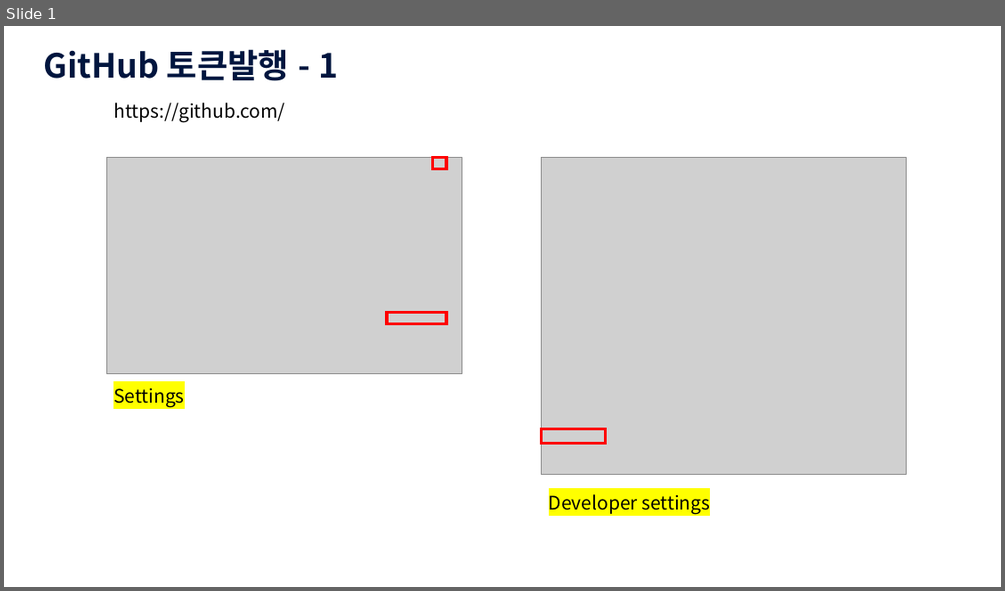
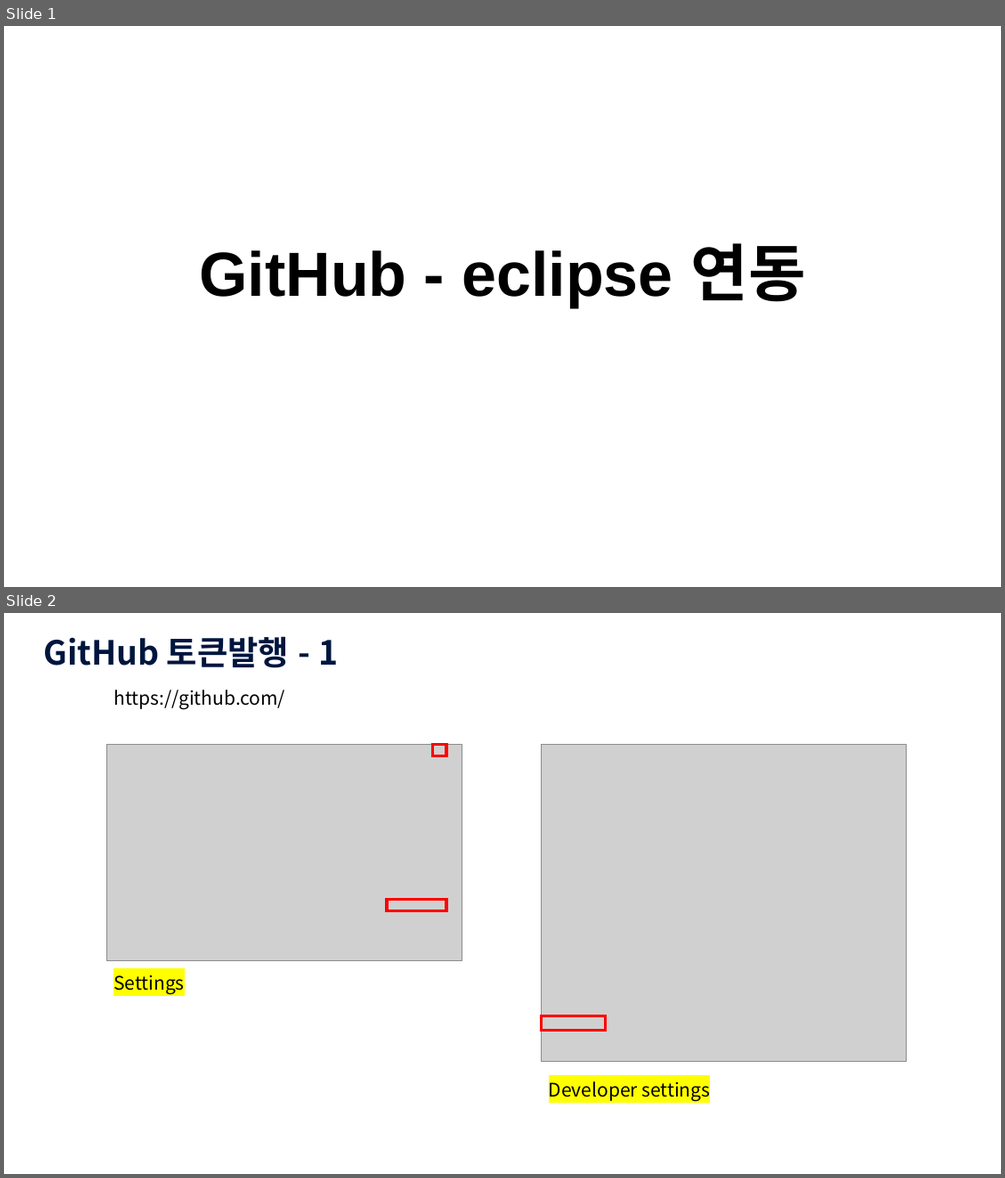
Before and after one commit to dobby2024/JavaSEW, a slide deck: src/JAVA_GitHub연동.pptx. Shown one above the other, each under a label of ours: slide 1 before the commit, slides 1 and 2 after it. The pictures are 1005x591 and 1005x1178 pixels, drawn with LibreOffice and Linux fonts; fonts in the diff are those of the drawing; grey boxes stand for pictures; background and template pictures are left out. Boxes give left, top, right and bottom in pixels: in the first picture for what was removed or moved away, otherwise in the second. Text is boxed around its words. In the diff, an @@ line names an element or a change of style, - is before the commit and + after.

Commit message:
git 연동

```diff
--- a/src/JAVA_GitHub연동.pptx
+++ b/src/JAVA_GitHub연동.pptx
@@ slide 1 added at (4,26,1001,587), background picture (left out) @@
@@ title added at (199,243,806,307), 60 pt, text #000000, bold @@
+GitHub - eclipse 연동
@@ what was slide 1 is now slide 2 @@
```
Also in this commit, not shown: 11 other slides added.
